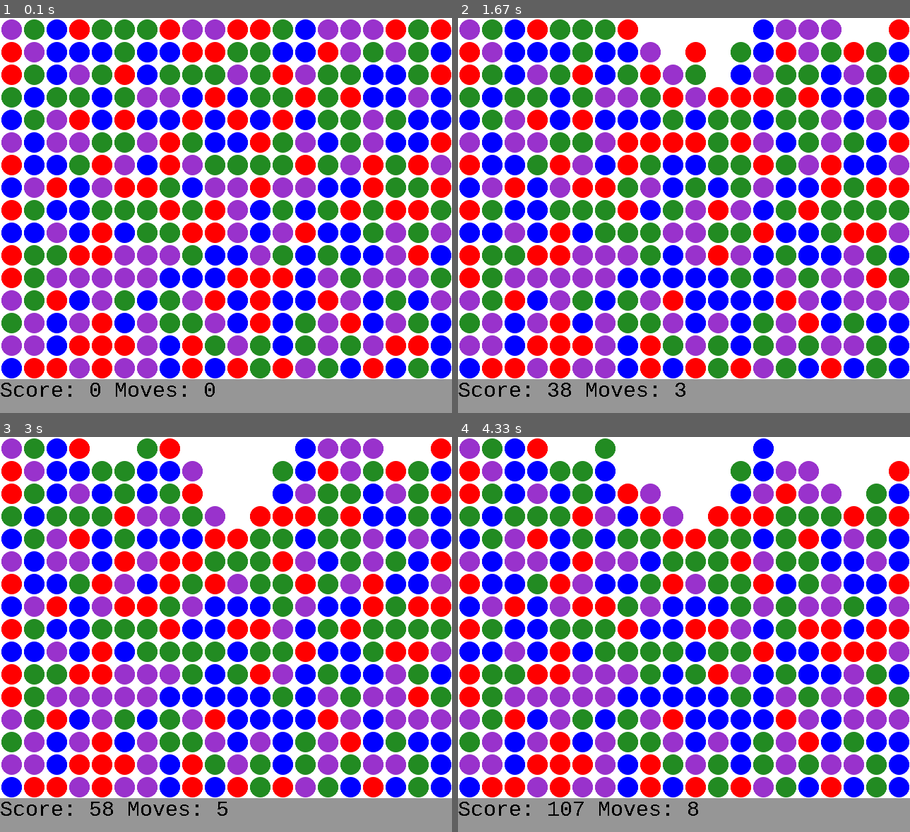
Above: before the commit, frames 1-4 (two rows, left to right).
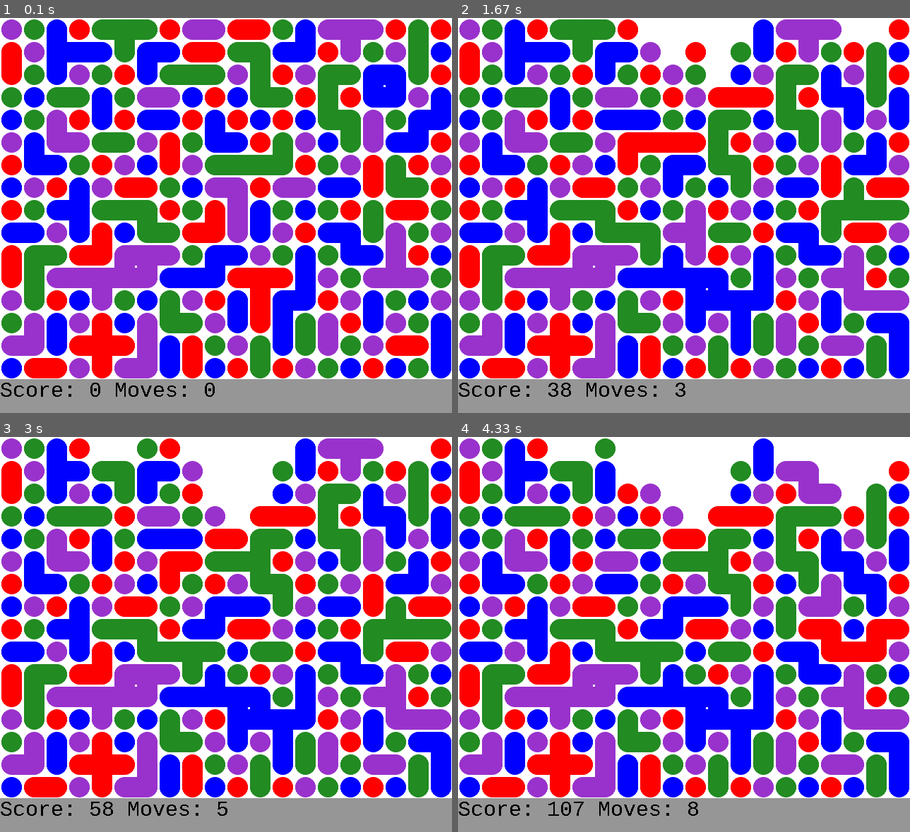
Above: after the commit, the same moments.

Repository: opethe1st/SameGame
Game: pygame game, started from Gui.py
Same seed, same stepped clock (60 frames per second), same inputs: the game is played once before the commit and once after it. The source is Python 2; it was converted automatically to run under Python 3.
Inputs (mouse positions are in pixels of both pictures, inside the frame that each line leads up to):
- Up to frame 1 (0.1 s): no input
- Up to frame 2 (1.67 s): click (665, 231) at 0.38 s; click (729, 302) at 0.83 s; move the mouse to (851, 353) at 1.13 s; click (851, 353) at 1.33 s
- Up to frame 3 (3 s): click (117, 555) at 1.88 s; move the mouse to (230, 677) at 2.23 s; click (230, 677) at 2.47 s; move the mouse to (162, 551) at 2.83 s
- Up to frame 4 (4.33 s): click (620, 551) at 3.07 s; move the mouse to (801, 598) at 3.43 s; click (801, 598) at 3.67 s; click (846, 602) at 4.27 s

The runs differ from the first frame. In frame 1, 10% of the frame differs, in the area x 0-100%, y 0-92%; in frame 2, 10%; in frame 3, 10%; in frame 4, 9.8%.

Commit message:
Lump connected balls together

Diff:
--- a/Gui.py
+++ b/Gui.py
@@ -21,7 +21,7 @@
     squares = board.joiningSquares(side)
     for square in squares:
         x,y = square.position
-        pygame.draw.rect(screen, square.colour, (x*DIAMETER,y*DIAMETER,DIAMETER,DIAMETER), 0)
+        pygame.draw.rect(screen, square.colour, (x*DIAMETER+2,y*DIAMETER+2,DIAMETER-3,DIAMETER-3), 0)
     #drawJoiningSquare(board,RADIUS)
 
 
@@ -30,6 +30,7 @@
     for x in range(board.width):
         for y in range(board.height):
             drawCircle(1,(RADIUS+x*DIAMETER,RADIUS+y*DIAMETER), board.balls[x][y].colour)
+    drawJoiningSquare(board,RADIUS)
     displayscore(board)
 
 def getCircle(board,radius):
--- a/Logic.py
+++ b/Logic.py
@@ -85,7 +85,7 @@
                 for m,n in [(0,1),(0,-1),(1,0),(-1,0)]:
                     if 0<=x+m<self.width and 0<=y+n<self.height and self.balls[x][y].colour==self.balls[x+m][y+n].colour \
                     and self.balls[x][y].colour!=WHITE:
-                        square = Square(self.balls[x][y].colour, (x+m/2,y+n/2))
+                        square = Square(self.balls[x][y].colour, (x+m/2.0,y+n/2.0))
                         #print "s",square.colour
                         squareballs.add(square)
                         #print square.position
